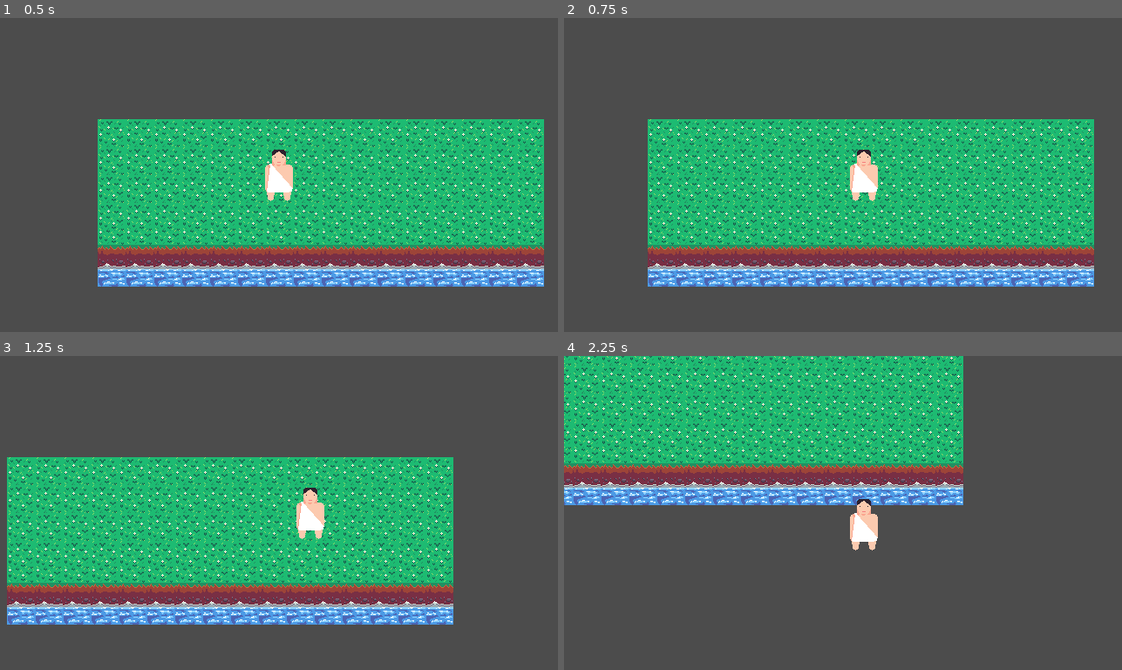
Above: before the commit, frames 1-4 (two rows, left to right).
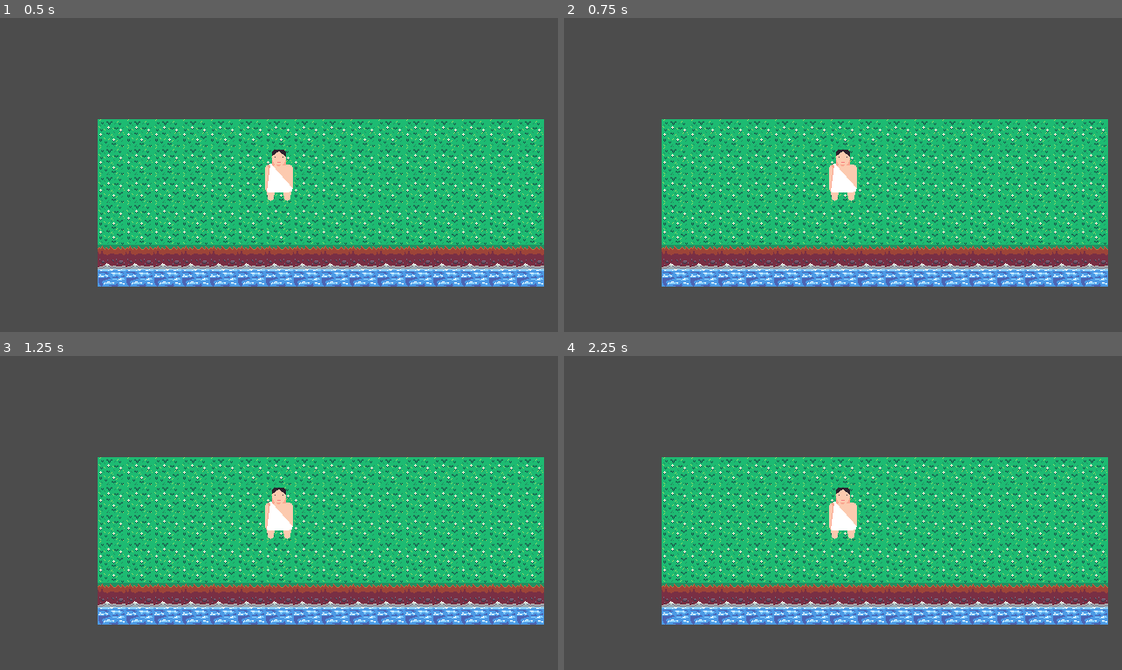
Above: after the commit, the same moments.

Repository: Saji6787/Project-Mumbo
Game: Godot game, scene res://Scenes/game.tscn
Two runs of this game, one before a commit and one after it. Both use one fixed random seed, a clock stepped at 60 frames per second and the inputs below.
Inputs (mouse positions are in pixels of both pictures, inside the frame that each line leads up to):
- Up to frame 1 (0.5 s): no input
- Up to frame 2 (0.75 s): tap Enter at 0.5 s; move the mouse to (965, 159) at 0.52 s; hold Right (ui_right) from 0.53 s (still down); click (965, 159) at 0.67 s
- Up to frame 3 (1.25 s): keep holding Right (ui_right)
- Up to frame 4 (2.25 s): move the mouse to (731, 528) at 1.27 s; release Right (ui_right) at 1.28 s; hold Down (ui_down) 1.28-2.03 s; click (731, 528) at 1.42 s; move the mouse to (898, 443) at 2.02 s; hold Right (ui_right) from 2.03 s (still down); click (898, 443) at 2.17 s

Frame 1 is identical in both runs. In frame 2, 18% of the frame differs, in the area x 15-98%, y 32-86%; in frame 3, 30%; in frame 4, 67%, in the area x 0-98%, y 0-86%.

Commit message:
Add movement to player and some few changes

Diff:
--- a/Scenes/game.tscn
+++ b/Scenes/game.tscn
@@ -23,6 +23,8 @@
 
 [node name="Player" parent="." instance=ExtResource("2_qxrlw")]
 position = Vector2(-48, 0)
+speed = 100.0
+acceleration = 500.0
 
 [node name="Camera2D" type="Camera2D" parent="Player"]
 position_smoothing_enabled = true
--- a/Scripts/Player/Movement.gd
+++ b/Scripts/Player/Movement.gd
@@ -1,20 +1,72 @@
 extends CharacterBody2D
 
-# Kecepatan gerak player (bisa diatur di Inspector)
+@export_group("Movement Settings")
 @export var speed: float = 200.0
+@export var acceleration: float = 800.0
+@export var friction: float = 1000.0
+
+var is_selected: bool = false
+var target_position: Vector2
+var has_target: bool = false
+var line_trail: Line2D
+
+func _ready():
+	# Setup Line2D for trail
+	line_trail = Line2D.new()
+	line_trail.width = 2.0
+	line_trail.default_color = Color.WHITE_SMOKE
+	line_trail.visible = false
+	add_child(line_trail)
+
+func _input(event):
+	# Handle Touch Input
+	if event is InputEventScreenTouch and event.pressed:
+		var touch_pos = get_global_mouse_position()
+		var dist = global_position.distance_to(touch_pos)
+
+		#Detection Radius
+		if dist < 64.0:
+			is_selected = true
+			print("Player Selected")
+		elif is_selected:
+			#Set Target
+			target_position = touch_pos
+			has_target = true
+			print("Moving to ", target_position)
+
+	# Handle Cancel / Unselect
+	if event is InputEventKey and event.pressed:
+		if event.keycode == KEY_ESCAPE:
+			is_selected = false
+			has_target = false
+			line_trail.visible = false
+			print("Player Unselected")
 
 func _physics_process(delta):
-	# 1. Mendapatkan arah input dari keyboard/gamepad
-	# Input.get_vector menangani input 4 arah dan diagonal secara otomatis
-	var direction = Input.get_vector("ui_left", "ui_right", "ui_up", "ui_down")
+	#Touch MOvement
+	if has_target:
+		#Line Trail Update
+		line_trail.visible = true
+		line_trail.points = [Vector2.ZERO, to_local(target_position)]
 
-	# 2. Menggerakkan player
-	if direction:
-		# Jika ada tombol ditekan, set velocity sesuai arah * speed
-		velocity = direction * speed
+		var dist_to_target = global_position.distance_to(target_position)
+		if dist_to_target > 5.0:
+			var move_dir = global_position.direction_to(target_position)
+			# Acceleration logic for touch
+			velocity = velocity.move_toward(move_dir * speed, acceleration * delta)
+		else:
+			# Deceleration when arriving (smooth stop or instant?)
+			# For RTS style, usually we want to stop exactly at point.
+			# But if we use velocity, we might overshoot if speed is high.
+			# Let's snap to zero when very close.
+			velocity = Vector2.ZERO
+			has_target = false
+			line_trail.visible = false
+			print("Arrived at target")
+
+	# 3. Deceleration (Friction)
 	else:
-		# Jika tidak ada tombol, berhenti perlahan (instant stop di sini karena move_toward speed-nya sama)
-		velocity = velocity.move_toward(Vector2.ZERO, speed)
+		velocity = velocity.move_toward(Vector2.ZERO, friction * delta)
+		line_trail.visible = false
 
-	# 3. Menerapkan gerakan
 	move_and_slide()
--- a/project.godot
+++ b/project.godot
@@ -22,6 +22,10 @@
 window/size/mode=2
 window/stretch/mode="viewport"
 
+[input_devices]
+
+pointing/emulate_touch_from_mouse=true
+
 [rendering]
 
 textures/canvas_textures/default_texture_filter=0
Not shown, changed: .gitignore
